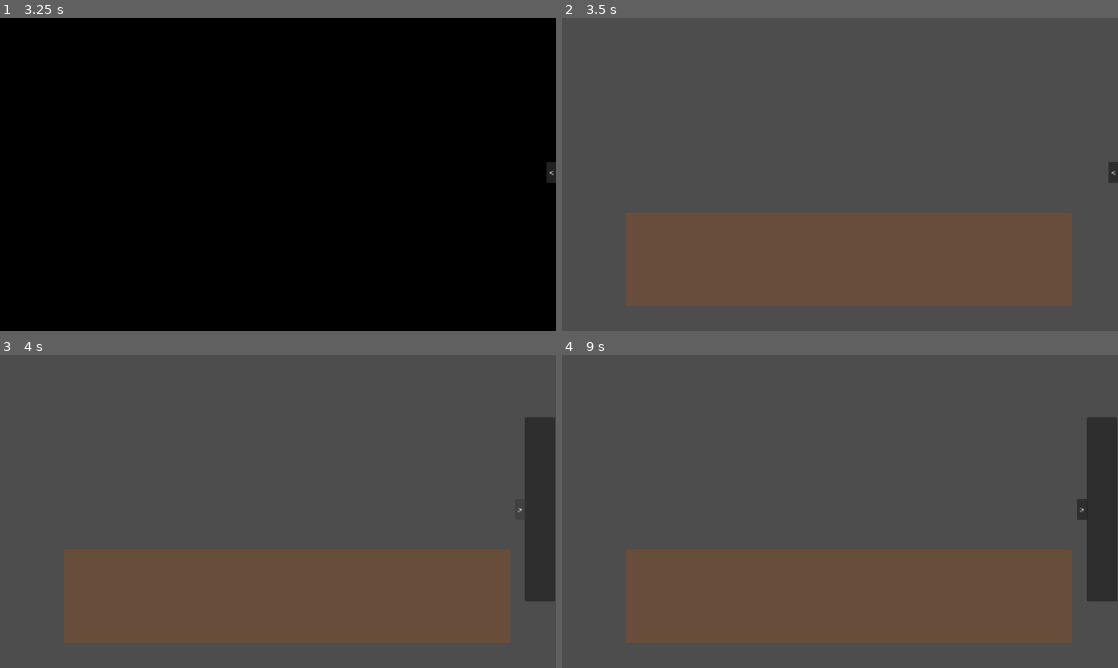
Above: before the commit, frames 1-4 (two rows, left to right).
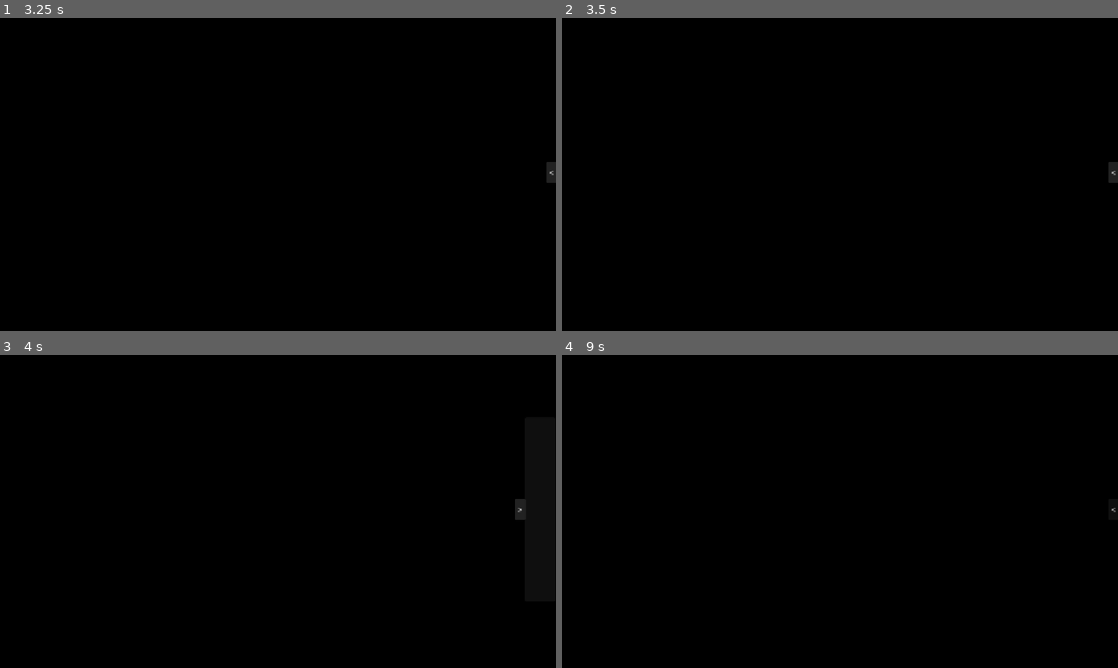
Above: after the commit, the same moments.

Repository: jegeiii/kafcult-co.-s-GIMJAM
Game: Godot game, scene res://scenes/MainMenu.tscn
The game is run twice, just before and just after one commit, with the same random seed, the same clock (stepped at 60 frames per second) and the same inputs. Sound files missing from this copy of the repository are replaced by a short silence.
Inputs (mouse positions are in pixels of both pictures, inside the frame that each line leads up to):
- Up to frame 1 (3.25 s): click "PLAY" at 0.5 s; click "PLAY" at 1.25 s; click "<" at 2 s; click ">" at 2.75 s
- Up to frame 2 (3.5 s): no input
- Up to frame 3 (4 s): click "<" at 3.5 s
- Up to frame 4 (9 s): click ">" at 4.25 s; click "<" at 5 s; click ">" at 5.75 s; click "<" at 6.5 s; click ">" at 7.25 s; click (840, 555) at 8 s, where only the run after the commit has a clickable "PLAY"; tap Enter (continue_dialogue) at 8.75 s; move the mouse to (862, 524) at 8.77 s; press the mouse at (862, 524) at 8.78 s

Frame 1 is identical in both runs. In frame 2, 100% of the frame differs, in the area x 0-100%, y 0-100%; in frame 3, 100%; in frame 4, 100%.
Error after the commit: Parse Error: Identifier "SaveSystem" not declared in the current scope. (res://scripts/play_button.gd:6)

Commit message:
feat: added a broken save system

Diff:
--- /dev/null
+++ b/item_reset.json
@@ -0,0 +1,16 @@
+{
+	"a":
+		{
+			"name": "How to Prog: 101",
+			"count": 0,
+			"description": "As the title suggests.",
+			"texture_path": "res://graphics/a.png"
+		},
+	"b":
+		{
+			"name": "Hear Me Out, Elmo",
+			"count": 0,
+			"description": "I have nothing else to say.",
+			"texture_path": "res://graphics/b.png"
+		}
+}
--- /dev/null
+++ b/items.json
@@ -0,0 +1,14 @@
+{
+	"a": {
+		"count": 1.0,
+		"description": "As the title suggests.",
+		"name": "How to Prog: 101",
+		"texture_path": "res://graphics/a.png"
+	},
+	"b": {
+		"count": 1.0,
+		"description": "I have nothing else to say.",
+		"name": "Hear Me Out, Elmo",
+		"texture_path": "res://graphics/b.png"
+	}
+}
--- a/project.godot
+++ b/project.godot
@@ -19,6 +19,7 @@
 
 DialogueManager="*uid://kyreujamekhp"
 InventoryUi="*uid://be83dtlgyydmy"
+SaveSystem="uid://cssnkkmldmgqj"
 
 [display]
 
--- /dev/null
+++ b/save_state.json
@@ -0,0 +1,3 @@
+{
+	"current_act": "res://scenes/ACT1.tscn"
+}
--- /dev/null
+++ b/scenes/ACT2.tscn
@@ -0,0 +1,15 @@
+[gd_scene format=3 uid="uid://cktwvd800t72l"]
+
+[ext_resource type="Script" uid="uid://fdkjeewm7gjx" path="res://scenes/act_2.gd" id="1_udt4n"]
+[ext_resource type="PackedScene" uid="uid://cctqacfflrntm" path="res://scenes/fade_black.tscn" id="2_qt1qe"]
+
+[node name="Node2D" type="Node2D" unique_id=1426360670]
+script = ExtResource("1_udt4n")
+
+[node name="fade_black" parent="." unique_id=1813767706 instance=ExtResource("2_qt1qe")]
+visible = false
+offset_left = -76.0
+offset_top = -48.0
+offset_right = 1168.0
+offset_bottom = 654.0
+color = Color(0, 0, 0, 1)
--- /dev/null
+++ b/scenes/act_2.gd
@@ -0,0 +1,11 @@
+extends Node2D
+
+
+# Called when the node enters the scene tree for the first time.
+func _ready() -> void:
+	SaveSystem.save("res://scenes/ACT2.tscn")
+
+
+# Called every frame. 'delta' is the elapsed time since the previous frame.
+func _process(delta: float) -> void:
+	pass
--- /dev/null
+++ b/scenes/save_system.gd
@@ -0,0 +1,24 @@
+extends Node
+
+var save_data: Dictionary
+
+func load_json(json_path: String) -> void:
+	var file = FileAccess.open(json_path, FileAccess.READ)
+	var text_extract = file.get_as_text()
+	file.close()
+
+	var json = JSON.new()
+	var error = json.parse(text_extract)
+	var data = json.data
+
+	save_data = data
+
+func save(current_act: String):
+	save_data["current_act"] = current_act
+
+	var file = FileAccess.open("res://save_state.json", FileAccess.WRITE)
+	file.store_string(JSON.stringify(save_data, "\t"))
+	file.close
+
+func _ready():
+	load_json("res://save_state.json")
--- /dev/null
+++ b/scenes/save_system.tscn
@@ -0,0 +1,6 @@
+[gd_scene format=3 uid="uid://cssnkkmldmgqj"]
+
+[ext_resource type="Script" uid="uid://td1tvnwpfug6" path="res://scenes/save_system.gd" id="1_iwv0b"]
+
+[node name="SaveSystem" type="Node" unique_id=2002507660]
+script = ExtResource("1_iwv0b")
--- a/scripts/act_1.gd
+++ b/scripts/act_1.gd
@@ -2,8 +2,9 @@
 
 
 # Called when the node enters the scene tree for the first time.
-#func _ready() -> void:
+func _ready() -> void:
 	#$act1_audio.play()
+	SaveSystem.save("res://scenes/ACT1.tscn")
 
 # Called every frame. 'delta' is the elapsed time since the previous frame.
 func _process(delta: float) -> void:
--- a/scripts/inventory_manager.gd
+++ b/scripts/inventory_manager.gd
@@ -33,15 +33,17 @@
 	inventory[item_id]["count"] += 1
 	notification_popup(item_id)
 	print(inventory[item_id]["count"])
+	#save()
 
 func remove_item(item_id: String):
 	inventory[item_id]["count"] -= 1
 	if inventory[item_id]["count"] <= 0:
 		$PanelContainer/ScrollContainer/VBoxContainer.remove_child(get_node("PanelContainer/ScrollContainer/VBoxContainer/" + item_id))
+	#save()
 
 func use_item(item_id: String):
 	using_item = item_id
-	remove_item(item_id)
+	#remove_item(item_id)
 	close_inspect()
 
 func notification_popup(item_id: String):
@@ -70,6 +72,11 @@
 	print(inventory["a"]["name"])
 	print(inventory["b"]["description"])
 
+func save():
+	var file = FileAccess.open("res://items.json", FileAccess.WRITE)
+	file.store_string(JSON.stringify(inventory, "\t"))
+	file.close
+
 func _on_fade_black_gui_input(event: InputEvent) -> void:
 	if event.is_action_pressed("LMB"):
 		close_inspect()
--- a/scripts/play_button.gd
+++ b/scripts/play_button.gd
@@ -1,6 +1,9 @@
 extends Button
 
-var next_scene = preload("res://scenes/ACT1.tscn")
+var next_scene
+
+func _ready():
+	next_scene = load(SaveSystem.save_data["current_act"])
 
 func _on_pressed():
 	$Timer.start()
Not shown, added: scenes/act_2.gd.uid
Not shown, added: scenes/save_system.gd.uid
